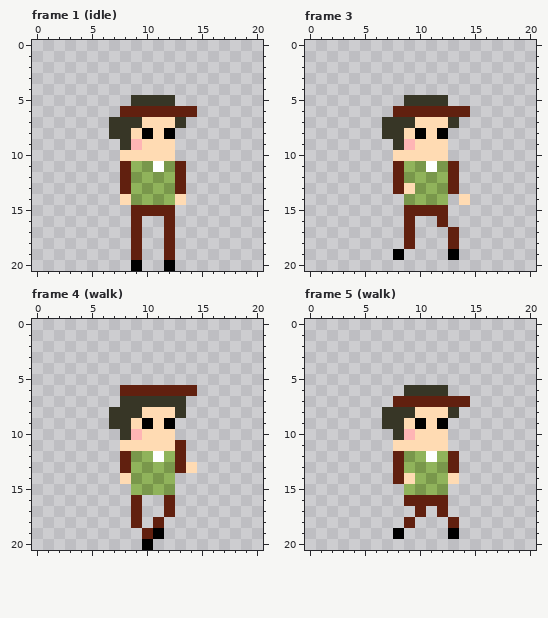
Pixel-art file -- sinkdungeon_resource/OtherTexure/nonplayerase/nonplayer002anim000.aseprite. The first picture shows the starting point.
21x21 pixels, 13 frames. Shown: frame 1 (idle), frame 3, frame 4 (walk), frame 5 (walk). The commit also changed other frames, which this record leaves out.
After:
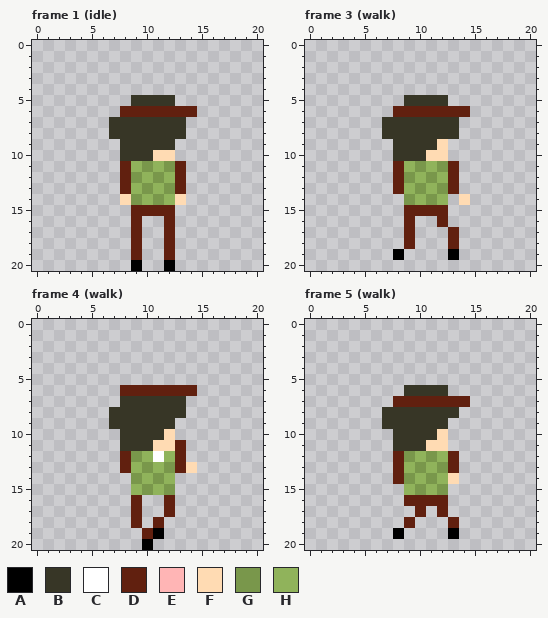
Palette (. is transparent): A #000000  B #373626  C #ffffff  D #61200f  E #ffb5b5  F #ffdbb3  G #79974b  H #90b35b
What changed:
layer "Layer 1" now hidden
layer "Layer 1 Copy" added
--- frame 1 (idle), layer "Layer 1 Copy"
@@ x 6..15 @@
  6 ..DDDDDDD.
- 7 .BBBFFFB..
- 8 .BBFAFA...
- 9 ..BEFFF...
-10 ..FFFFF...
-11 ..DHGCGD..
+ 7 .BBBBBBB..
+ 8 .BBBBBBB..
+ 9 ..BBBBB...
+10 ..BBBFF...
+11 ..DHGHGD..
 12 ..DGHGHD..
--- frame 3 (walk), layer "Layer 1 Copy"
@@ x 6..15 @@
  6 ..DDDDDDD.
- 7 .BBBFFFB..
- 8 .BBFAFA...
- 9 ..BEFFF...
-10 ..FFFFF...
-11 ..DHGCGD..
+ 7 .BBBBBBB..
+ 8 .BBBBBBB..
+ 9 ..BBBBF...
+10 ..BBBFF...
+11 ..DHGHGD..
 12 ..DGHGHD..
-13 ..DFGHGD..
+13 ..DHGHGD..
 14 ...GHGH.F.
--- frame 4 (walk)
@@ x 6..14 @@
  7 ..BBBBBB.
- 8 .BBBFFFB.
- 9 .BBFAFA..
-10 ..BEFFF..
-11 ..FFFFFD.
+ 8 .BBBBBBB.
+ 9 .BBBBBB..
+10 ..BBBBF..
+11 ..BBBFFD.
 12 ..DGHCHD.
 13 ..DHGHGDF
-14 ..FGHGH..
+14 ...GHGH..
 15 ...HGHG..
--- frame 5 (walk), layer "Layer 1 Copy"
@@ x 6..14 @@
  7 ..DDDDDDD
- 8 .BBBFFFB.
- 9 .BBFAFA..
-10 ..BEFFF..
-11 ..FFFFF..
-12 ..DGHCHD.
+ 8 .BBBBBBB.
+ 9 .BBBBBB..
+10 ..BBBBF..
+11 ..BBBFF..
+12 ..DGHGHD.
 13 ..DHGHGD.
-14 ..DFHGHF.
+14 ..DGHGHF.
 15 ...HGHG..
Changed places in both pictures, as pixel boxes (x1, y1, x2, y2):
changed: (120, 117, 186, 172)
changed: (393, 117, 459, 194)
changed: (120, 407, 175, 484)
changed: (393, 407, 448, 484)
